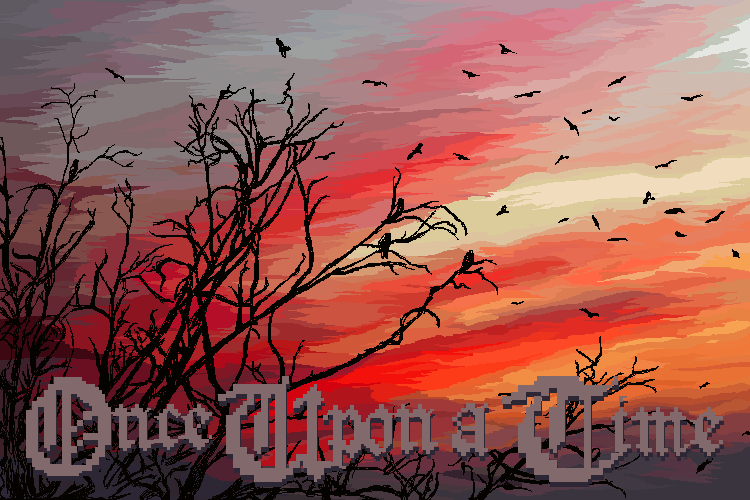
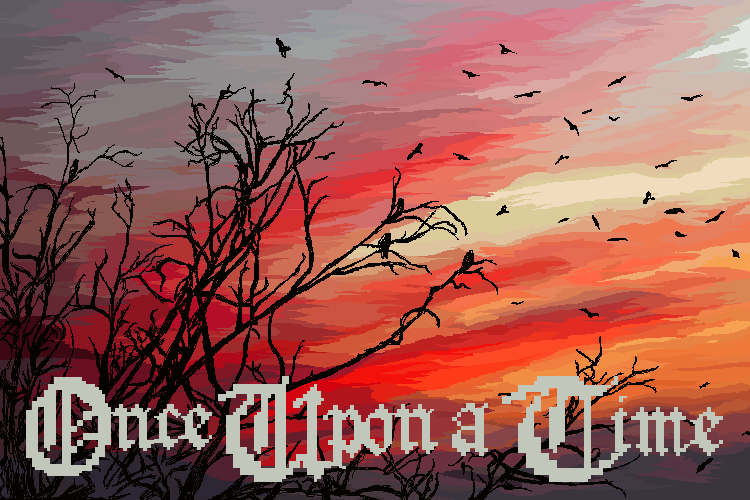
Before/after of a 750x500 layered artwork. What changed in the layer stack:
pixels changed over [26, 376, 724, 487] (layer not identified)
